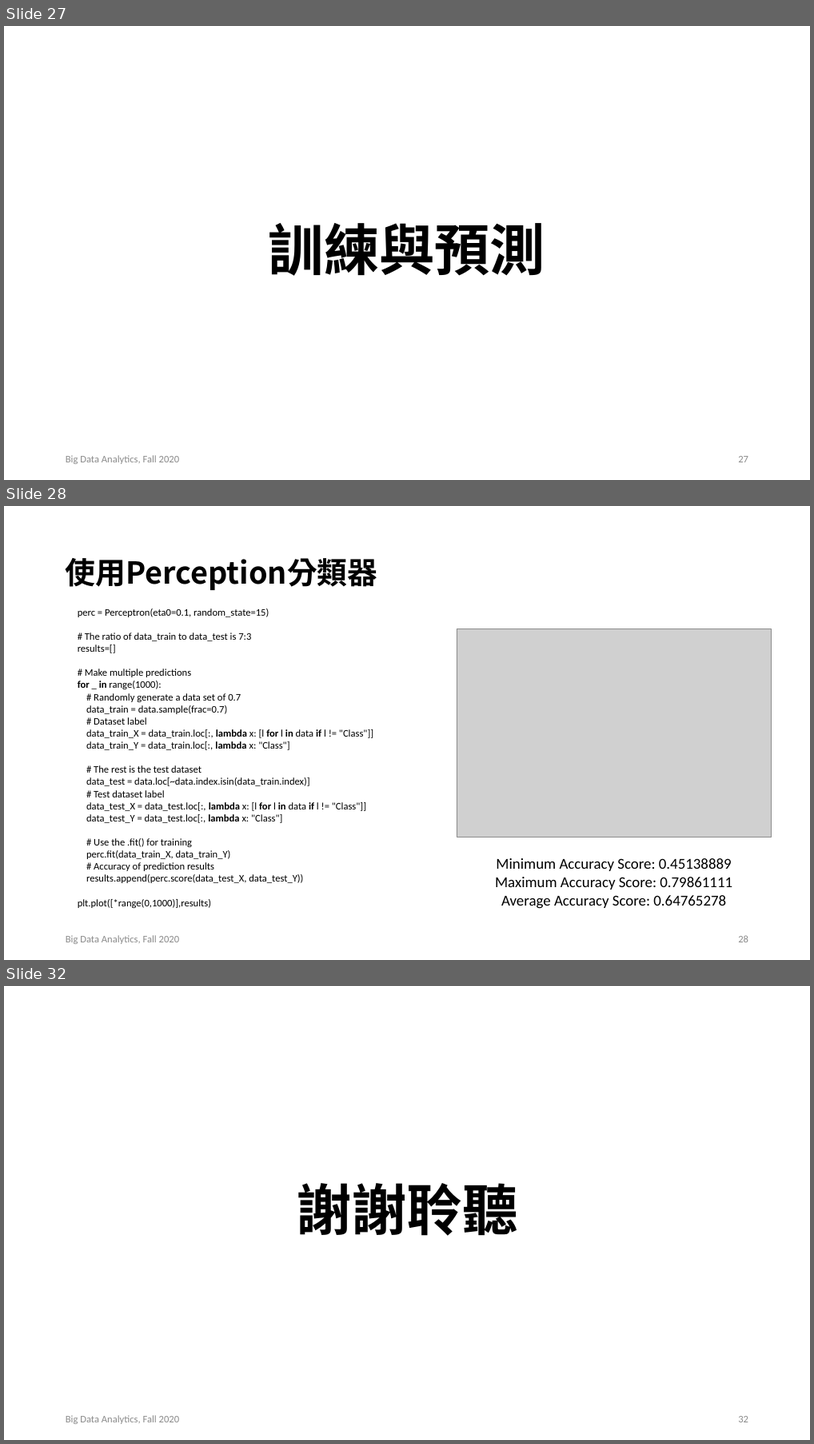
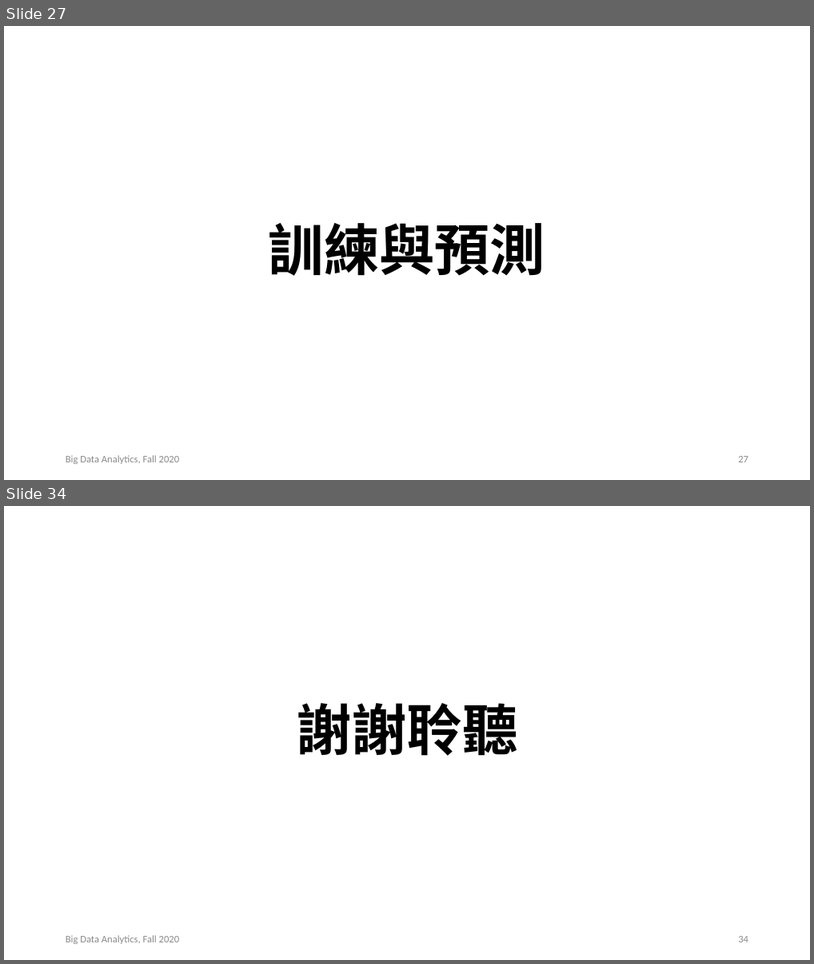
Before and after one commit to AIVesper/Fall_2020_BDA_Final_Report, a slide deck: BDA_Final.pptx. Shown one above the other, each under a label of ours: slides 27, 28 and 32 before the commit, slides 27 and 34 after it; the slides between them are not shown. The pictures are 814x1444 and 814x964 pixels, drawn with LibreOffice and Linux fonts; fonts in the diff are those of the drawing; grey boxes stand for pictures. Boxes give left, top, right and bottom in pixels: in the first picture for what was removed or moved away, otherwise in the second. Text is boxed around its words. In the diff, an @@ line names an element or a change of style, - is before the commit and + after.

```diff
--- a/BDA_Final.pptx
+++ b/BDA_Final.pptx
@@ slide 28 removed at <box>4,506,810,960</box>, background #FFFFFF @@
@@ title removed at <box>66,558,378,590</box> @@
-使用Perception分類器
@@ text removed at <box>78,608,374,908</box> @@
-perc = Perceptron(eta0=0.1, random_state=15)
-# The ratio of data_train to data_test is 7:3
-results=[]
-# Make multiple predictions
-for _ in range(1000):
-# Randomly generate a data set of 0.7
-data_train = data.sample(frac=0.7)
-# Dataset label
-data_train_X = data_train.loc[:, lambda x: [l for l in data if l != "Class"]]
-data_train_Y = data_train.loc[:, lambda x: "Class"]
-# The rest is the test dataset
-data_test = data.loc[~data.index.isin(data_train.index)]
-# Test dataset label
-data_test_X = data_test.loc[:, lambda x: [l for l in data if l != "Class"]]
-data_test_Y = data_test.loc[:, lambda x: "Class"]
-# Use the .fit() for training
-perc.fit(data_train_X, data_train_Y)
-# Accuracy of prediction results
-results.append(perc.score(data_test_X, data_test_Y))
-plt.plot([*range(0,1000)],results)
@@ picture removed at <box>457,629,772,836</box> @@
@@ text removed at <box>495,858,733,908</box> @@
-Minimum Accuracy Score: 0.45138889
-Maximum Accuracy Score: 0.79861111
-Average Accuracy Score: 0.64765278
@@ text removed at <box>66,935,180,944</box> @@
-Big Data Analytics, Fall 2020
@@ page number removed at <box>738,935,749,942</box> @@
-28
@@ what was slide 32 is now slide 34 @@
@@ page number at <box>738,936,749,942</box>: text changed @@
-32
+34
```
Also in this commit, not shown: 3 slides changed, 5 slides added, 2 other slides removed, 3 other files.
